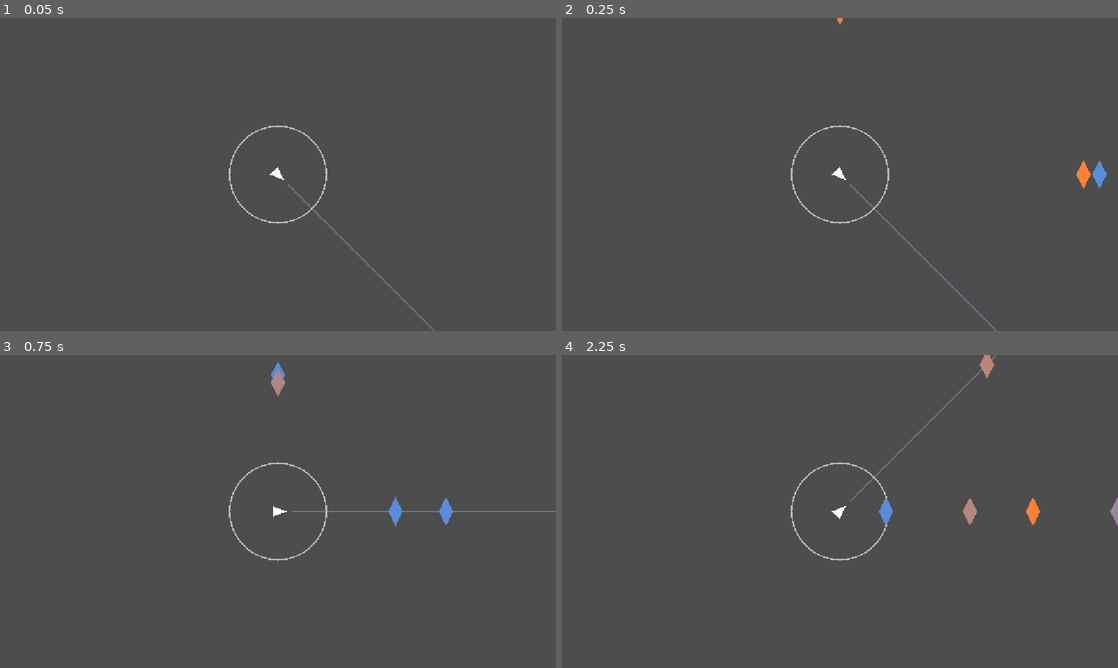
Above: before the commit, frames 1-4 (two rows, left to right).
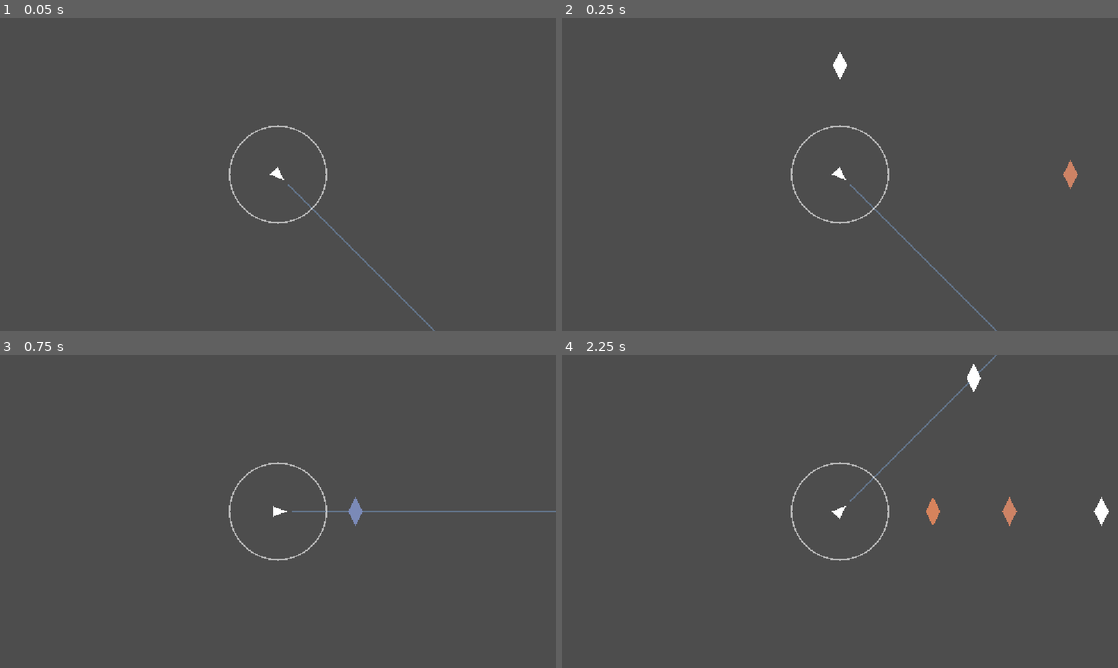
Above: after the commit, the same moments.

Repository: dreik123/MusicBullet
Game: Godot game, scene res://main.tscn
The game is run twice, just before and just after one commit, with the same random seed, the same clock (stepped at 60 frames per second) and the same inputs.
Inputs (mouse positions are in pixels of both pictures, inside the frame that each line leads up to):
- Up to frame 1 (0.05 s): no input
- Up to frame 2 (0.25 s): no input
- Up to frame 3 (0.75 s): move the mouse to (400, 495) at 0.52 s; press the mouse at (400, 495) at 0.53 s
- Up to frame 4 (2.25 s): move the mouse to (728, 527) at 1.27 s; release the mouse at (728, 527) at 1.28 s; click (728, 527) at 1.35 s; move the mouse to (895, 442) at 2.02 s; press the mouse at (895, 442) at 2.03 s

Frame 1 is identical in both runs. In frame 2, 0.5% of the frame differs, in the area x 48-98%, y 0-55%; in frame 3, 0.5%; in frame 4, 1.0%, in the area x 57-100%, y 0-55%.

Commit message:
Gameplay adjustments Part 6: changed note speed

Diff:
--- a/main.gd
+++ b/main.gd
@@ -15,6 +15,7 @@
 var level_ended = false
 var _min_pitch = 0
 var _max_pitch = 127
+var NOTE_SPEED = 6.0
 
 var notes = [
 	{"time": 0.0, "pitches": [64]},
@@ -97,6 +98,7 @@
 func _ready():
 	# Initialize _min_pitch and _max_pitch
 	create_miss_boundary()
+	NOTE_SPEED = get_note_spawn_radius() / 1.2
 
 func create_miss_boundary():
 	var miss_boundary = load("res://miss_boundary.gd").new()
@@ -177,17 +179,22 @@
 	var spawn_angle = _get_lane_angle_for_pitch(lowest_pitch)
 
 	var outward_direction = Vector2.from_angle(deg_to_rad(spawn_angle))
+	var spawn_distance = NOTE_SPEED * note_data["travel_time"]
+	var spawn_point = player_position + outward_direction * spawn_distance
+
+	note.global_position = spawn_point
+	note.note_speed = NOTE_SPEED
 	var far_outside_point = player_position + outward_direction * 5000.0
 	var viewport_rect = get_viewport_rect()
 	var entry_ratio = get_viewport_entry_ratio(far_outside_point, player_position, viewport_rect)
 
-	var spawn_point = player_position + outward_direction * get_note_spawn_radius()
+
 	if entry_ratio >= 0.0:
 		var boundary_point = far_outside_point.lerp(player_position, entry_ratio)
 		spawn_point = boundary_point + outward_direction * 50.0
 
 	note.global_position = spawn_point
-	note.note_speed = spawn_point.distance_to(player_position) / note_data["travel_time"]
+	note.note_speed = NOTE_SPEED
 
 	note.setup(
 		note_data["time"] - note_data["travel_time"],
